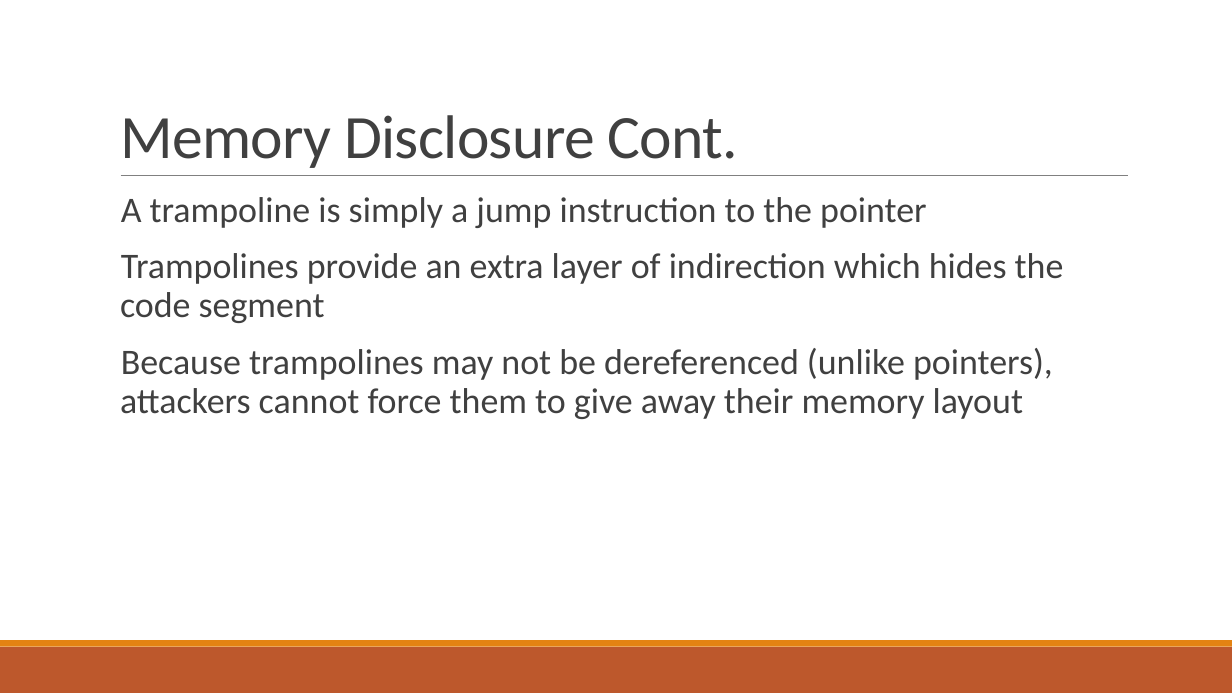
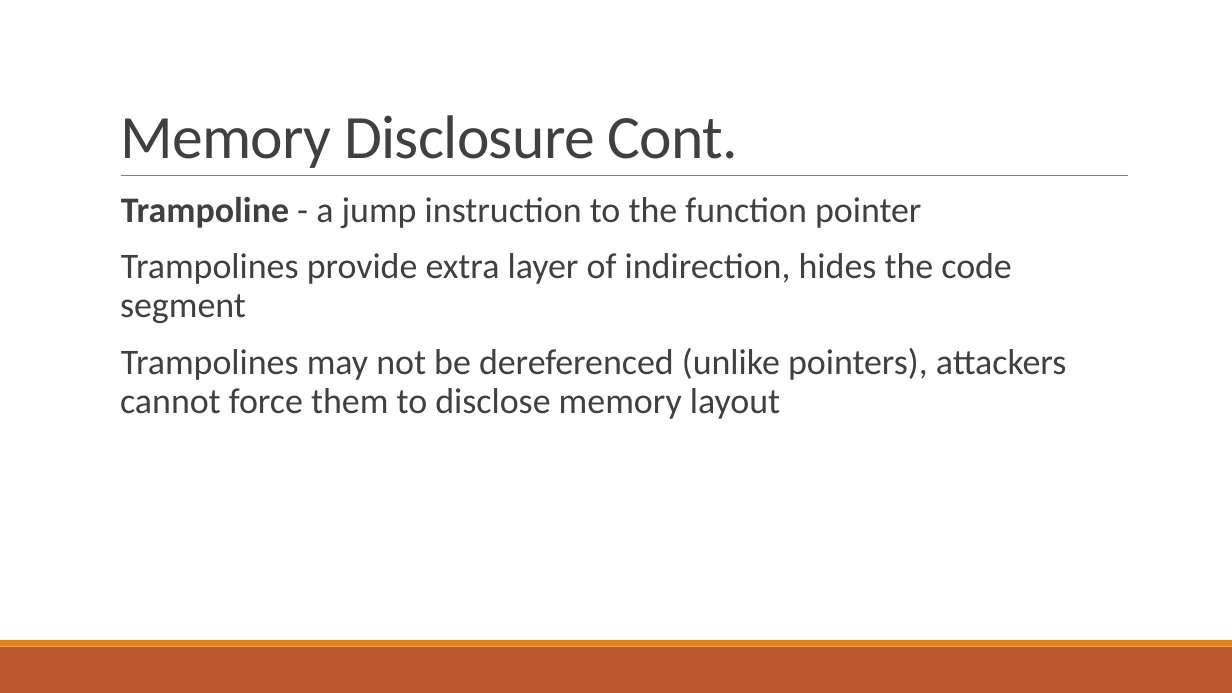
Before and after one commit to bretafinley/coop, a slide deck: slide 26 of COOP.pptx. Drawn at 1232x693 pixels with LibreOffice and Linux fonts; fonts in the diff are those of the drawing. Boxes give left, top, right and bottom in pixels: in the first picture for what was removed or moved away, otherwise in the second. Text is boxed around its words. In the diff, an @@ line names an element or a change of style, - is before the commit and + after.

```diff
--- a/COOP.pptx
+++ b/COOP.pptx
@@ text at box(120, 196, 1067, 419): text changed @@
-  A trampoline is simply a jump instruction to the pointer
-  Trampolines provide an extra layer of indirection which hides the code segment
-  Because trampolines may not be dereferenced (unlike pointers), attackers cannot force them to give away their memory layout
+  Trampoline - a jump instruction to the function pointer
+  Trampolines provide extra layer of indirection, hides the code segment
+  Trampolines may not be dereferenced (unlike pointers), attackers cannot force them to disclose memory layout
```
Also in this commit, not shown: 32 other slides changed.
